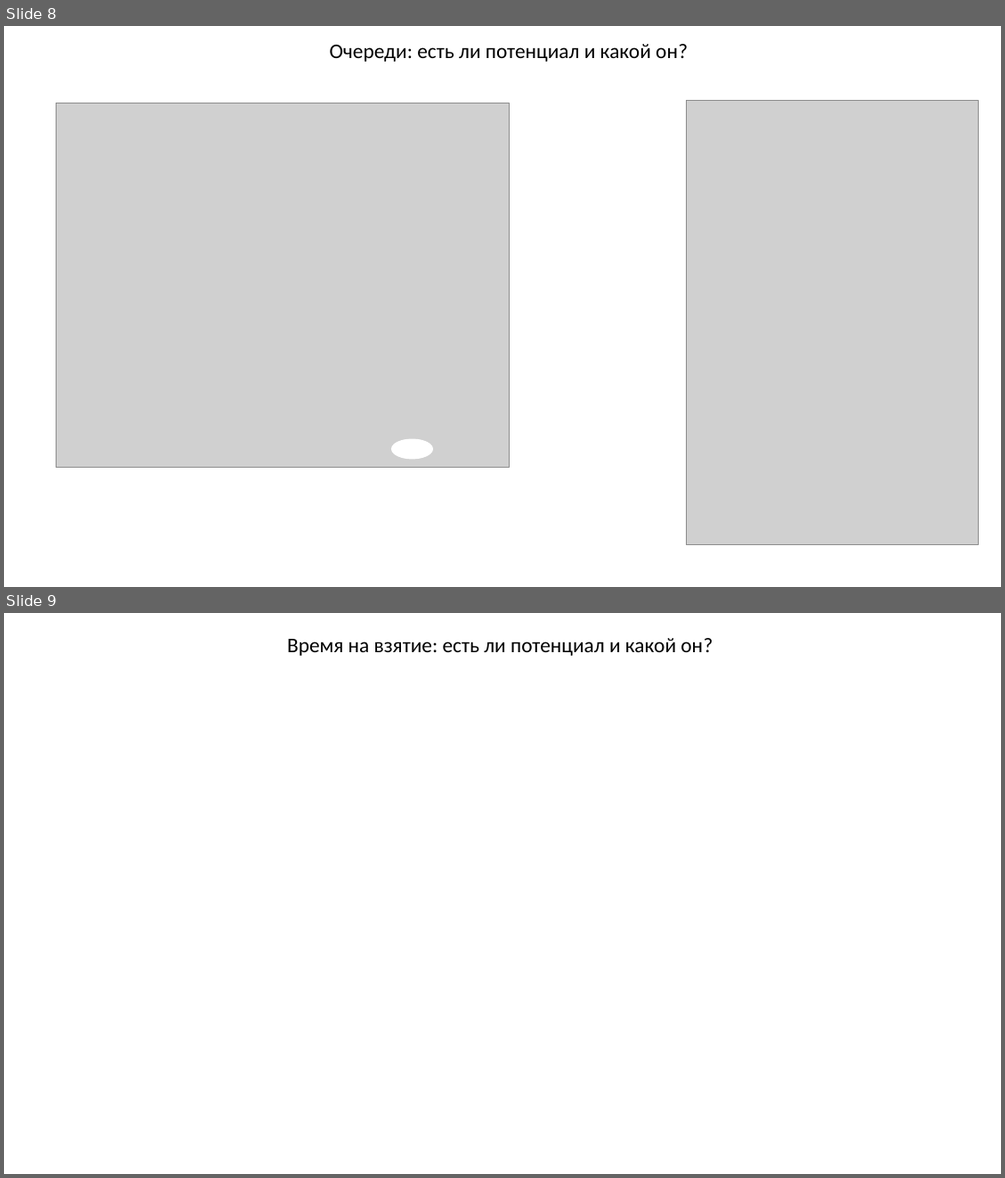
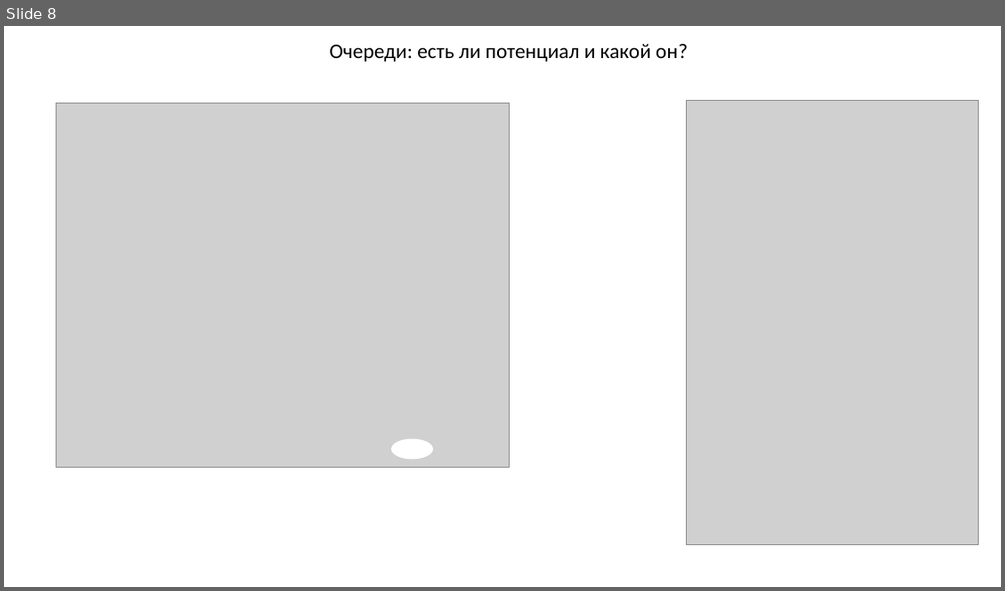
Before and after one commit to CompilerCaster-work-projects/sla, a slide deck: reduction of inspection time.pptx. Shown one above the other, each under a label of ours: slides 8 and 9 before the commit, slide 8 after it. The pictures are 1005x1178 and 1005x591 pixels, drawn with LibreOffice and Linux fonts; fonts in the diff are those of the drawing; grey boxes stand for pictures. Boxes give left, top, right and bottom in pixels: in the first picture for what was removed or moved away, otherwise in the second. Text is boxed around its words. In the diff, an @@ line names an element or a change of style, - is before the commit and + after.

```diff
--- a/reduction of inspection time.pptx
+++ b/reduction of inspection time.pptx
@@ slide 9 removed at [4, 613, 1001, 1174], background #FFFFFF @@
@@ title removed at [287, 638, 712, 656] @@
-Время на взятие: есть ли потенциал и какой он?
```
Also in this commit, not shown: 8 other slides removed.
